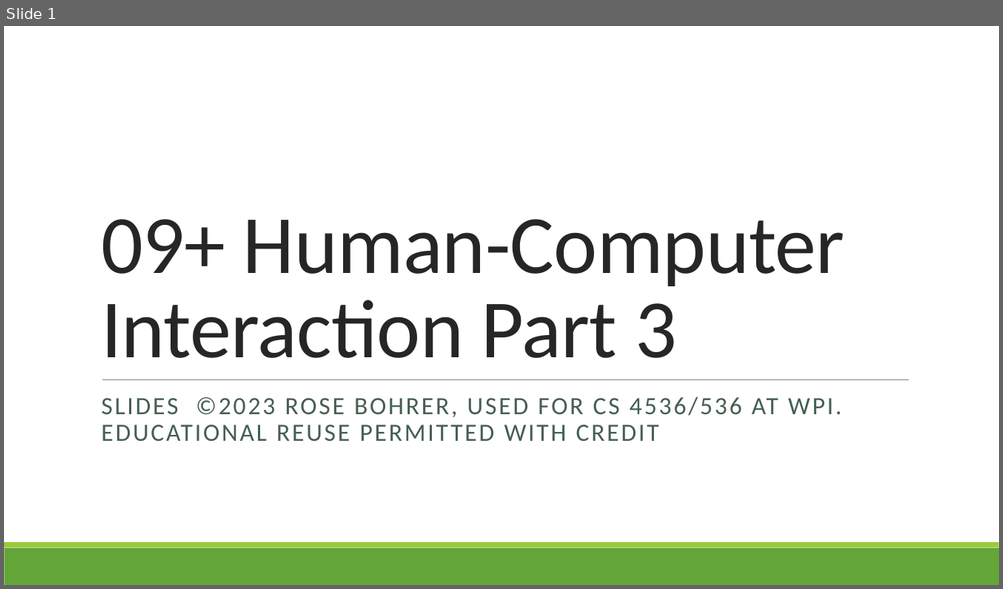
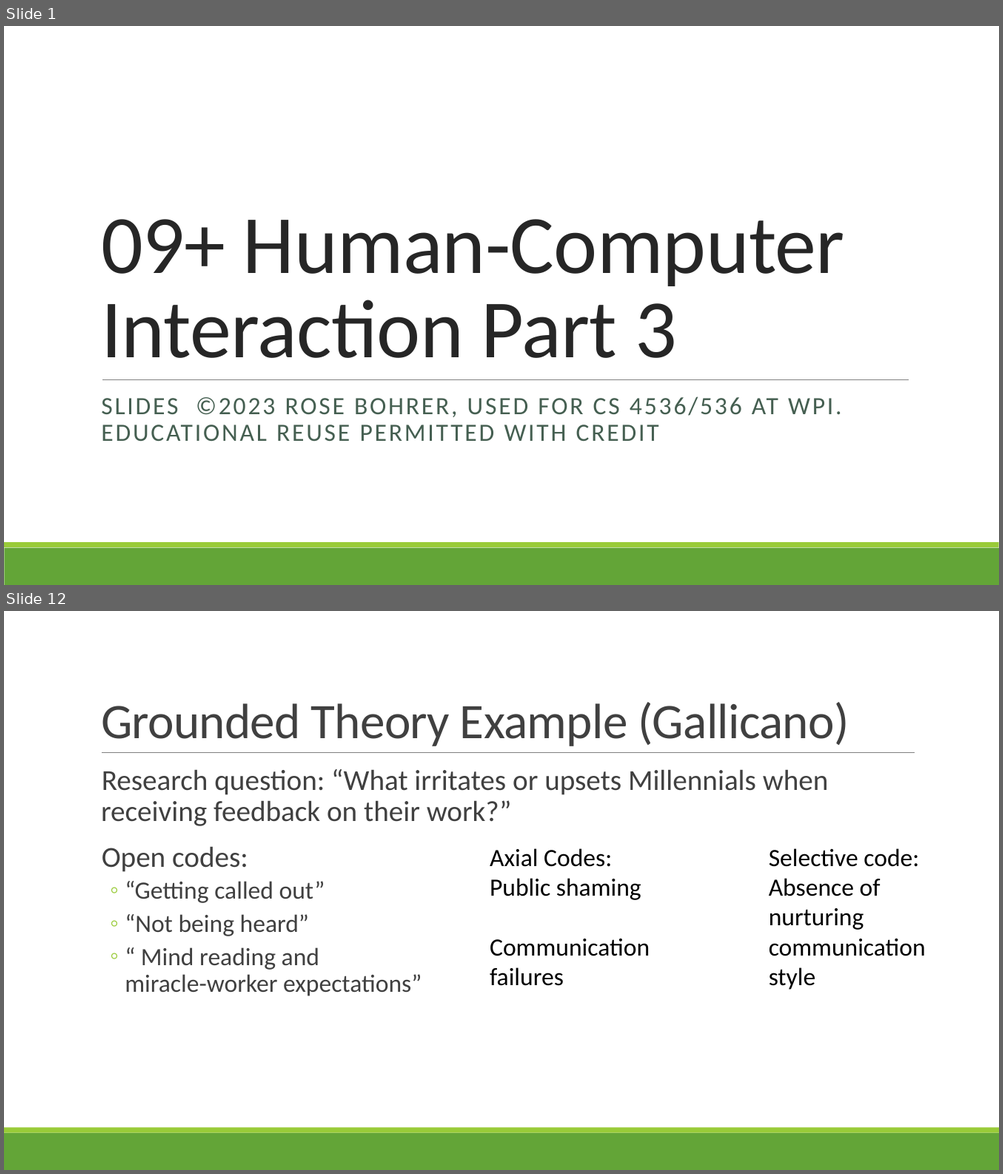
Before and after one commit to rbohrer/pl-course, a slide deck: LectureSlides/09Design3.pptx. Shown one above the other, each under a label of ours: slide 1 before the commit, slides 1 and 12 after it; the slides between them are not shown. The pictures are 1003x589 and 1003x1174 pixels, drawn with LibreOffice and Linux fonts; fonts in the diff are those of the drawing. Boxes give left, top, right and bottom in pixels: in the first picture for what was removed or moved away, otherwise in the second. Text is boxed around its words. In the diff, an @@ line names an element or a change of style, - is before the commit and + after.

```diff
--- a/LectureSlides/09Design3.pptx
+++ b/LectureSlides/09Design3.pptx
@@ slide 12 added at bbox=[4, 611, 999, 1170], background #FFFFFF; not listed: 2 template elements that a slide beside it also shows @@
@@ title added at bbox=[101, 702, 848, 746], 48 pt, text #404040 @@
+Grounded Theory Example (Gallicano)
@@ line added from (102, 753) to (915, 753), #808080 0.5 pt @@
@@ text added at bbox=[101, 769, 828, 997], 28 pt, text #404040 @@
+  Research question: “What irritates or upsets Millennials when receiving feedback on their work?”
+  Open codes:
+  ◦ “Getting called out”
+  ◦ “Not being heard”
+  ◦ “ Mind reading and
+    miracle-worker expectations”
@@ text added at bbox=[489, 849, 649, 986], 24 pt, text #000000 @@
+Axial Codes:
+Public shaming
+Communication
+failures
@@ text added at bbox=[768, 849, 925, 990], 24 pt, text #000000 @@
+Selective code:
+Absence of nurturing communication style
```
Also in this commit, not shown: 10 other slides added.
